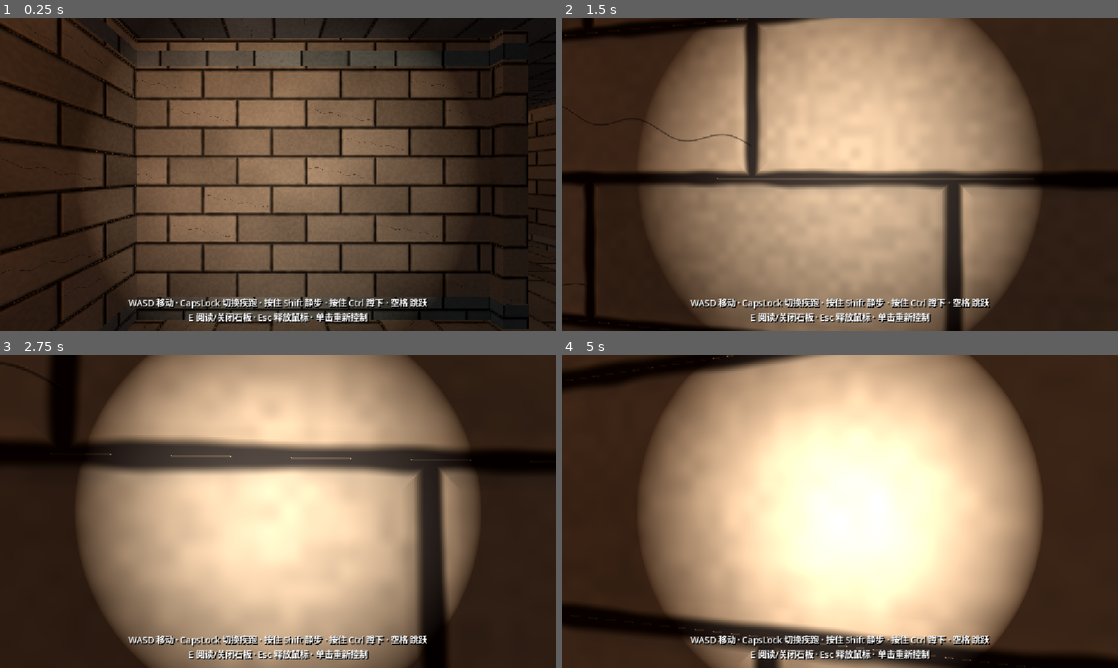
Above: before the commit, frames 1-4 (two rows, left to right).
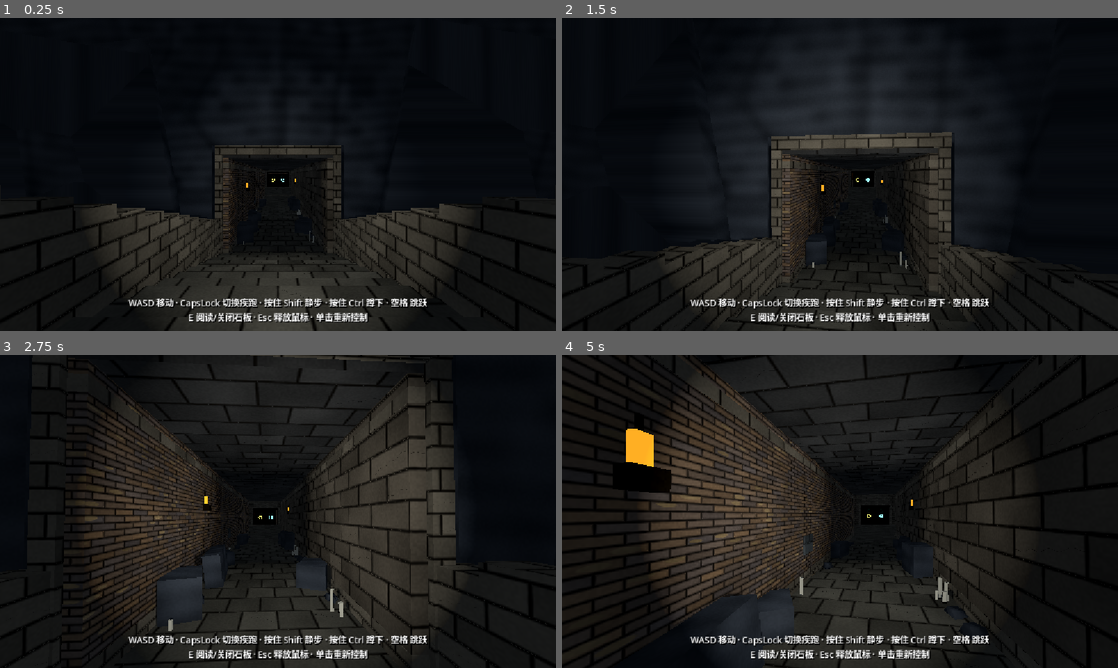
Above: after the commit, the same moments.

Repository: Baron0224/Three-Feet-Under
Game: Godot game, scene res://tomb_corridor.tscn
Same seed, same stepped clock (60 frames per second), same inputs: the game is played once before the commit and once after it. Sound files missing from this copy of the repository are replaced by a short silence.
Inputs (mouse positions are in pixels of both pictures, inside the frame that each line leads up to):
- Up to frame 1 (0.25 s): no input
- Up to frame 2 (1.5 s): tap Enter at 0.5 s; move the mouse to (867, 174) at 0.52 s; press the mouse at (867, 174) at 0.53 s; hold W (move_forward) from 0.53 s (still down); tap Space (jump) at 0.77 s; move the mouse to (812, 174) at 1.27 s; release the mouse at (812, 174) at 1.28 s; tap Ctrl (crouch) at 1.35 s
- Up to frame 3 (2.75 s): keep holding W (move_forward); tap Space (jump) at 1.52 s; move the mouse to (289, 505) at 2.02 s; hold E (interact) from 2.03 s (still down)
- Up to frame 4 (5 s): keep holding W (move_forward); move the mouse to (834, 517) at 2.77 s; release E (interact) at 2.78 s; tap Shift (sneak) at 2.85 s; click (834, 517) at 2.92 s; tap Space (jump) at 3.02, 3.77, 4.52 s; move the mouse to (878, 514) at 3.52 s; press the mouse at (878, 514) at 3.53 s; move the mouse to (795, 508) at 4.27 s; release the mouse at (795, 508) at 4.28 s; tap Ctrl (crouch) at 4.35 s

The runs differ from the first frame. In frame 1, 75% of the frame differs, in the area x 0-100%, y 0-100%; in frame 2, 89%; in frame 3, 84%; in frame 4, 91%.

Commit message:
修复出生点：伙伴测试机关时被挪到西翼(-15.5,1.2,-37.5)悬空位置，出生即坠落；还原为入口(0,2.41,17.55)
- environment_scale_check 的 3 个出生点断言（入口/落点/深渊重载）随之一并转绿：1708 断言 failures=0
- player_controls 70/0 保持

Diff:
--- a/three-feet-under/tomb_corridor.tscn
+++ b/three-feet-under/tomb_corridor.tscn
@@ -2478,7 +2478,7 @@
 transform = Transform3D(1, 0, 0, 0, 1, 0, 0, 0, 1, 0, 2.41, 17.55)
 
 [node name="player" type="CharacterBody3D" parent="." unique_id=144523109]
-transform = Transform3D(0, 0, 1, 0, 1, 0, -1, 0, 0, -15.5, 1.2, -37.5)
+transform = Transform3D(1, 0, 0, 0, 1, 0, 0, 0, 1, 0, 2.41, 17.55)
 script = ExtResource("1_et3i4")
 
 [node name="CollisionShape3D" type="CollisionShape3D" parent="player" unique_id=2089584757]
